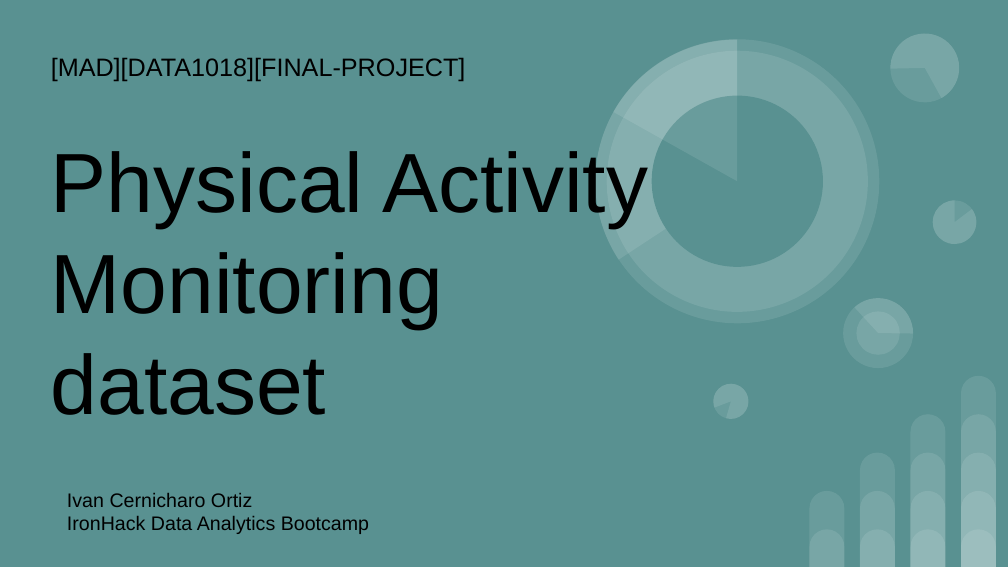
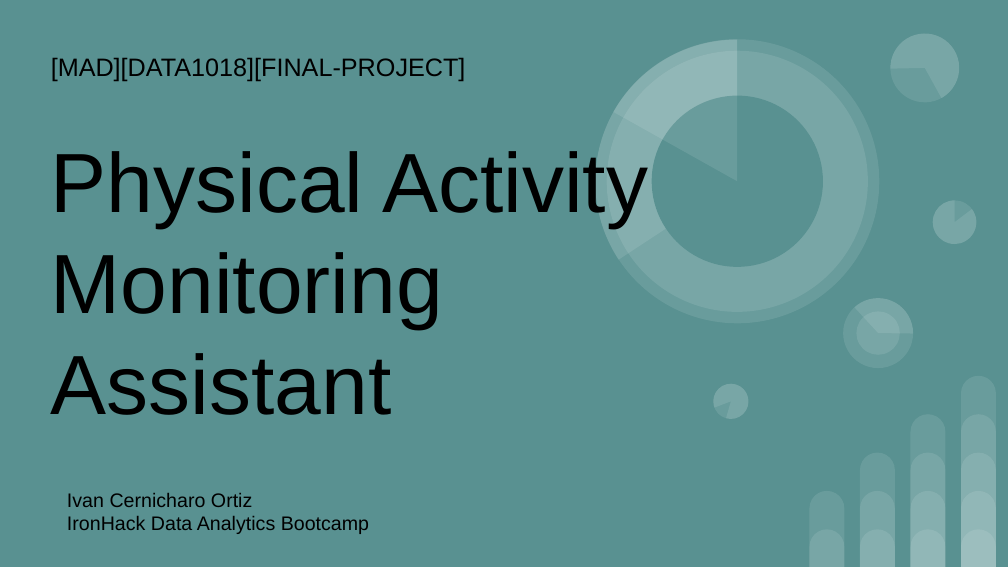
Before and after one commit to ijcernicharo/IH---Final-Project, a slide deck: slide 1 of FINAL-PROJECT/DOCS/Final_Project-Ivan_Cernicharo .odp. Drawn at 1008x567 pixels with LibreOffice and Linux fonts; fonts in the diff are those of the drawing. Boxes give left, top, right and bottom in pixels: in the first picture for what was removed or moved away, otherwise in the second. Text is boxed around its words. In the diff, an @@ line names an element or a change of style, - is before the commit and + after.

```diff
--- a/FINAL-PROJECT/DOCS/Final_Project-Ivan_Cernicharo .odp
+++ b/FINAL-PROJECT/DOCS/Final_Project-Ivan_Cernicharo .odp
@@ text at (51,146,648,415): text changed @@
-Physical Activity Monitoring dataset
+Physical Activity Monitoring Assistant
```
Also in this commit, not shown: 2 other slides changed.
